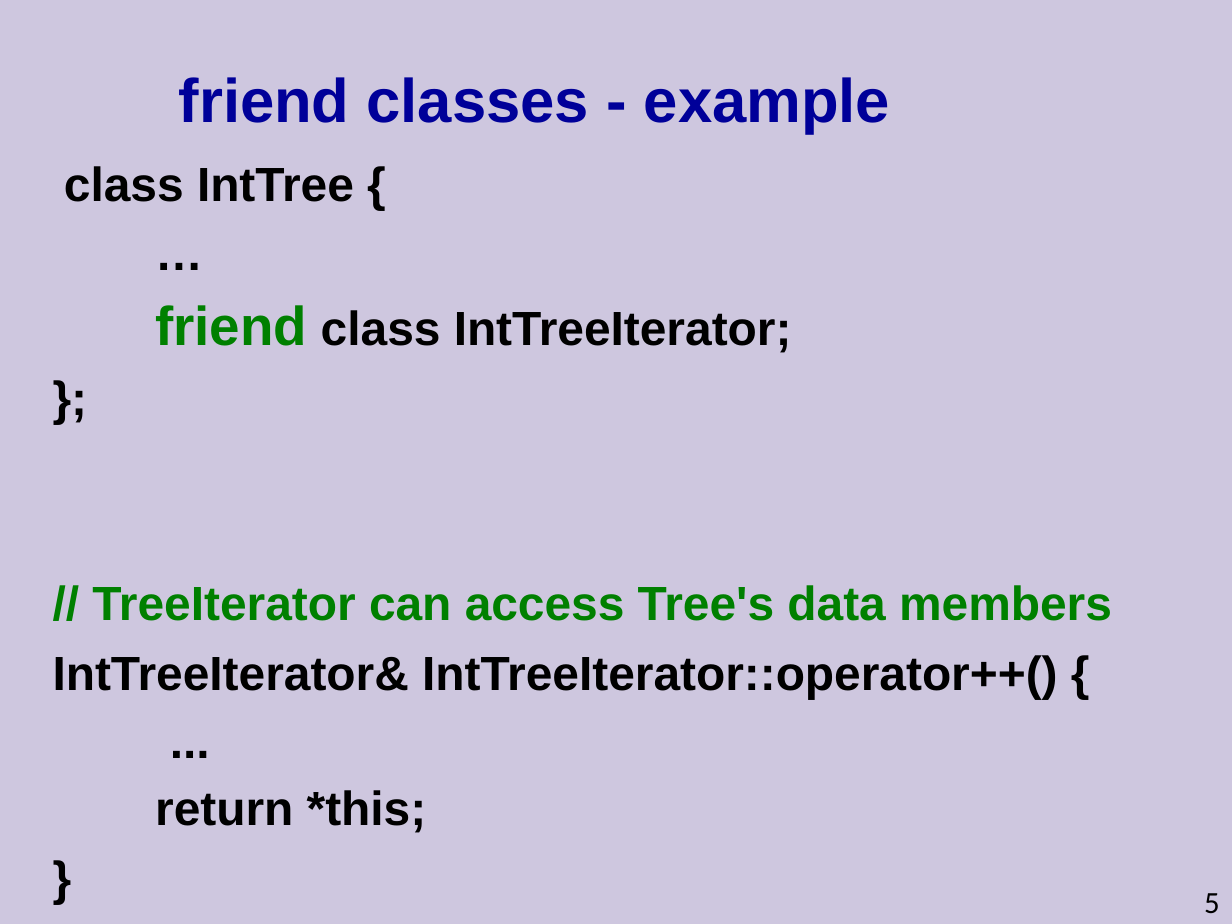
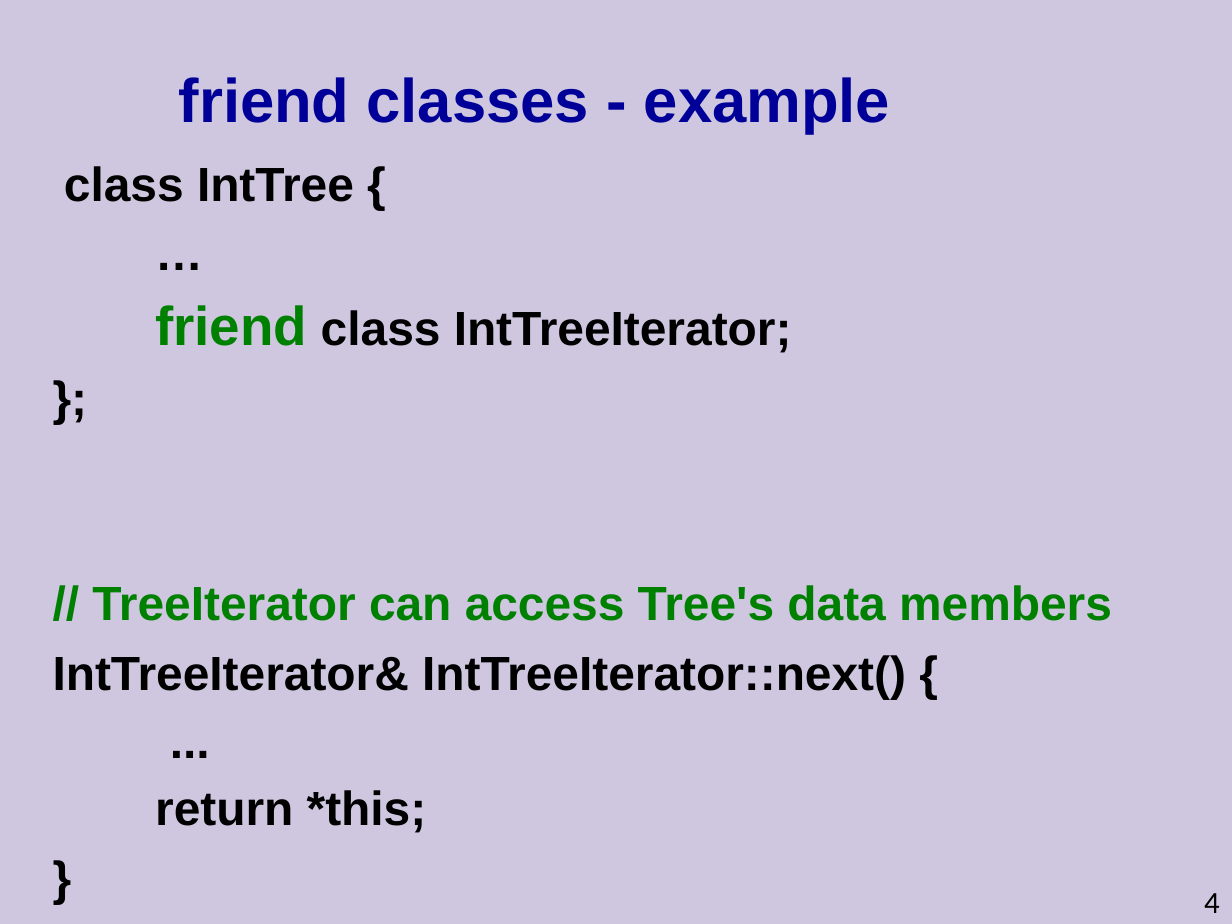
Before and after one commit to cpp-at-ariel/cpp-5779, a slide deck: slide 4 of 04-operator-overloading/slides-friend.odp (slide 5 before the commit). Drawn at 1232x924 pixels with LibreOffice and Linux fonts; fonts in the diff are those of the drawing. Boxes give left, top, right and bottom in pixels: in the first picture for what was removed or moved away, otherwise in the second. Text is boxed around its words. In the diff, an @@ line names an element or a change of style, - is before the commit and + after.

```diff
--- a/04-operator-overloading/slides-friend.odp
+++ b/04-operator-overloading/slides-friend.odp
@@ text at (53, 655, 906, 699): text changed @@
-IntTreeIterator& IntTreeIterator::operator++() {
+IntTreeIterator& IntTreeIterator::next() {
@@ page number at (1204, 893, 1220, 913): text changed @@
-5
+4
```
Also in this commit, not shown: 1 other slide changed, 1 slide removed, 3 other files.
